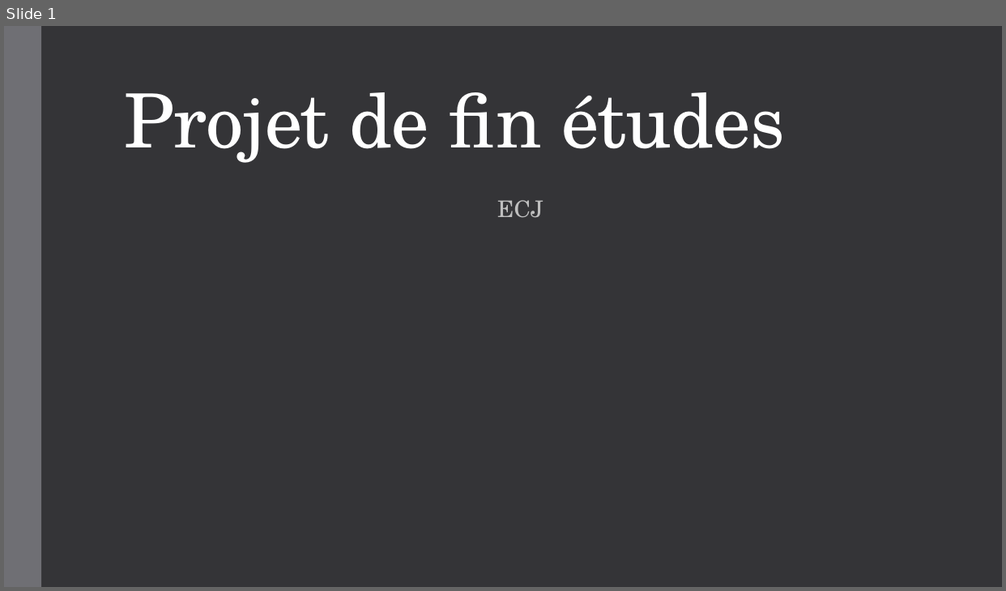
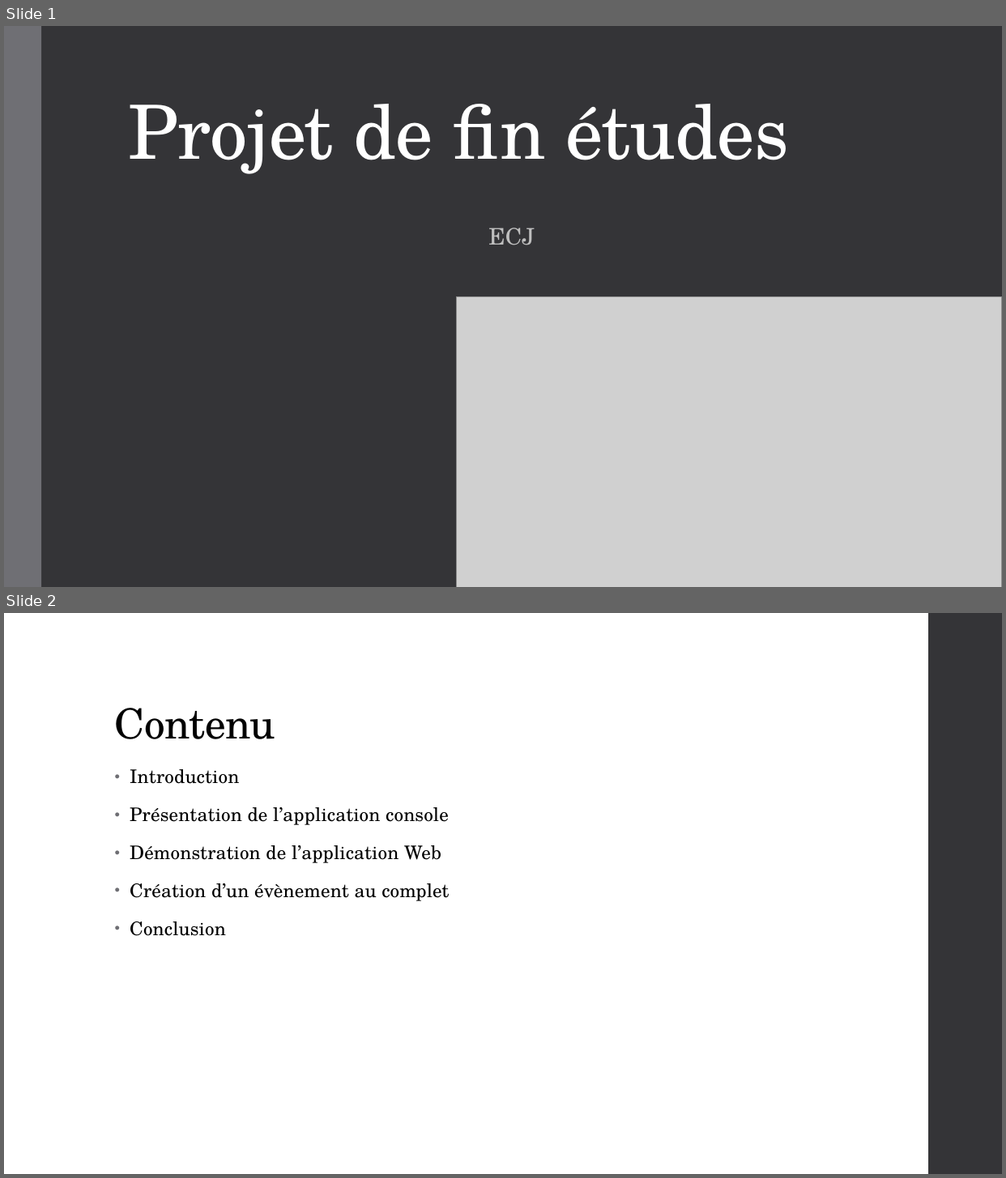
Before and after one commit to qwertyuu/Projet_fin_etudes_2016-2017, a slide deck: Gestion de projet/Présentations/PowerPoint.pptx. Shown one above the other, each under a label of ours: slide 1 before the commit, slides 1 and 2 after it. The pictures are 1006x591 and 1006x1178 pixels, drawn with LibreOffice and Linux fonts; fonts in the diff are those of the drawing; grey boxes stand for pictures. Boxes give left, top, right and bottom in pixels: in the first picture for what was removed or moved away, otherwise in the second. Text is boxed around its words. In the diff, an @@ line names an element or a change of style, - is before the commit and + after.

Commit message:
Débuter le powerpoint avec l'application console

```diff
--- a/Gestion de projet/Présentations/PowerPoint.pptx
+++ b/Gestion de projet/Présentations/PowerPoint.pptx
@@ slide 2 added at (x1=4, y1=613, x2=1002, y2=1174), background #FFFFFF @@
@@ rectangle added at (x1=928, y1=613, x2=1002, y2=1174), fill #353537 @@
@@ title added at (x1=115, y1=708, x2=276, y2=739), 40 pt, text #000000 @@
+Contenu
@@ text added at (x1=130, y1=769, x2=449, y2=936), 18 pt, text #000000 @@
+• Introduction
+• Présentation de l’application console
+• Démonstration de l’application Web
+• Création d’un évènement au complet
+• Conclusion
@@ slide 1 changed as well @@
@@ title "Projet de fin études" moved from (x1=124, y1=92, x2=785, y2=163) to (x1=128, y1=104, x2=789, y2=174) @@
@@ subtitle "ECJ" moved from (x1=497, y1=200, x2=543, y2=218) to (x1=488, y1=228, x2=535, y2=246) @@
@@ picture added at (x1=456, y1=297, x2=1002, y2=587) @@
```
Also in this commit, not shown: 1 other slide changed, 15 other slides added, 2 slides removed, 4 other files.
